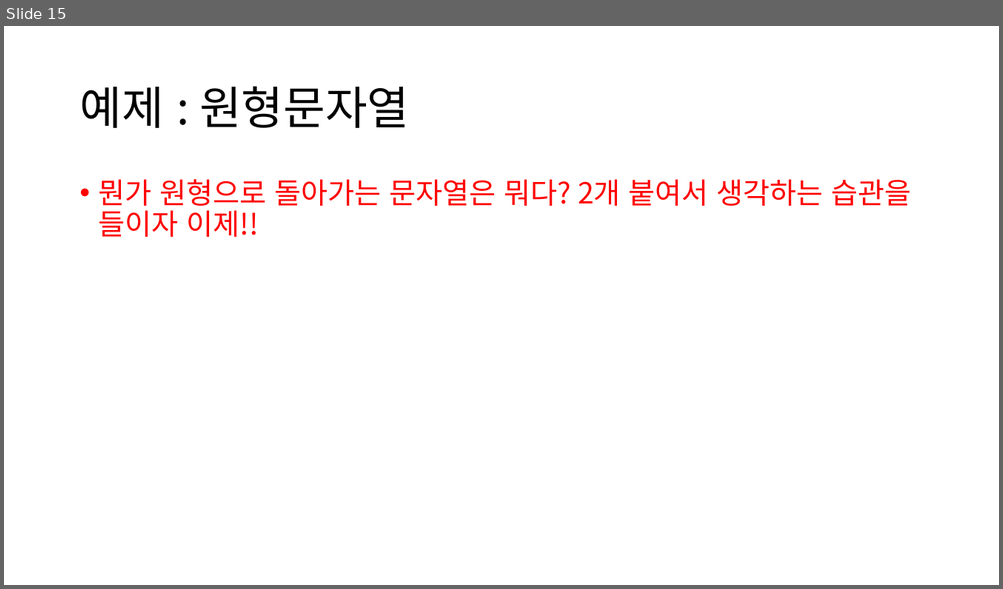
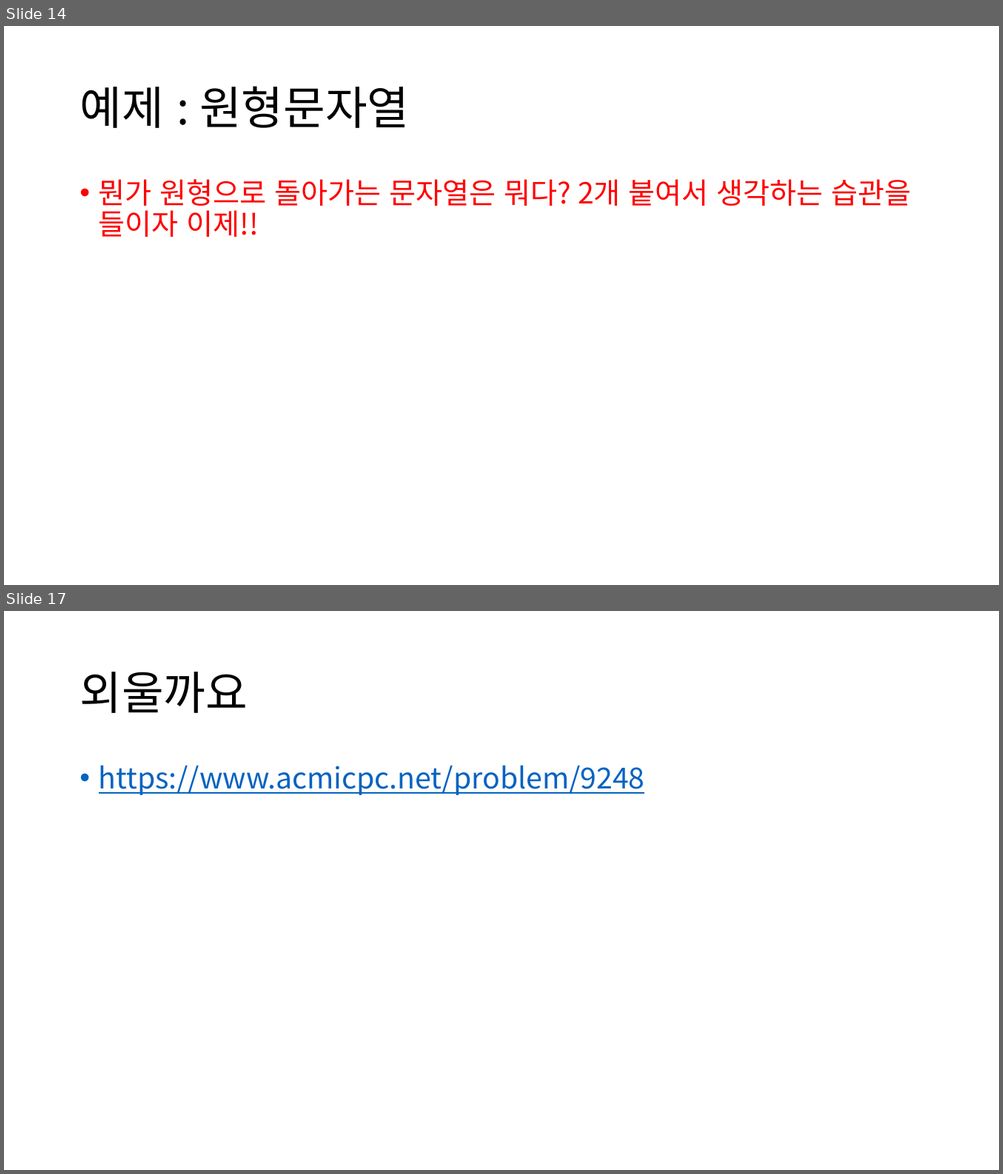
Before and after one commit to ALGOSOPT/algosopt, a slide deck: Chapter20/접미사배열ppt.pptx. Shown one above the other, each under a label of ours: slide 15 before the commit, slides 14 and 17 after it; the slides between them are not shown. The pictures are 1003x589 and 1003x1174 pixels, drawn with LibreOffice and Linux fonts; fonts in the diff are those of the drawing. Boxes give left, top, right and bottom in pixels: in the first picture for what was removed or moved away, otherwise in the second. Text is boxed around its words. In the diff, an @@ line names an element or a change of style, - is before the commit and + after.

```diff
--- a/Chapter20/접미사배열ppt.pptx
+++ b/Chapter20/접미사배열ppt.pptx
@@ slide 17 added at <box>4,611,999,1170</box>, background #FFFFFF @@
@@ title added at <box>79,672,247,713</box>, 44 pt, text #000000 @@
+외울까요
@@ text added at <box>99,765,645,795</box>, 28 pt, text #0563C1, underline @@
+• https://www.acmicpc.net/problem/9248
@@ what was slide 15 is now slide 14 @@
```
Also in this commit, not shown: 5 slides changed, 8 other slides added, 3 slides removed, 4 other files.
